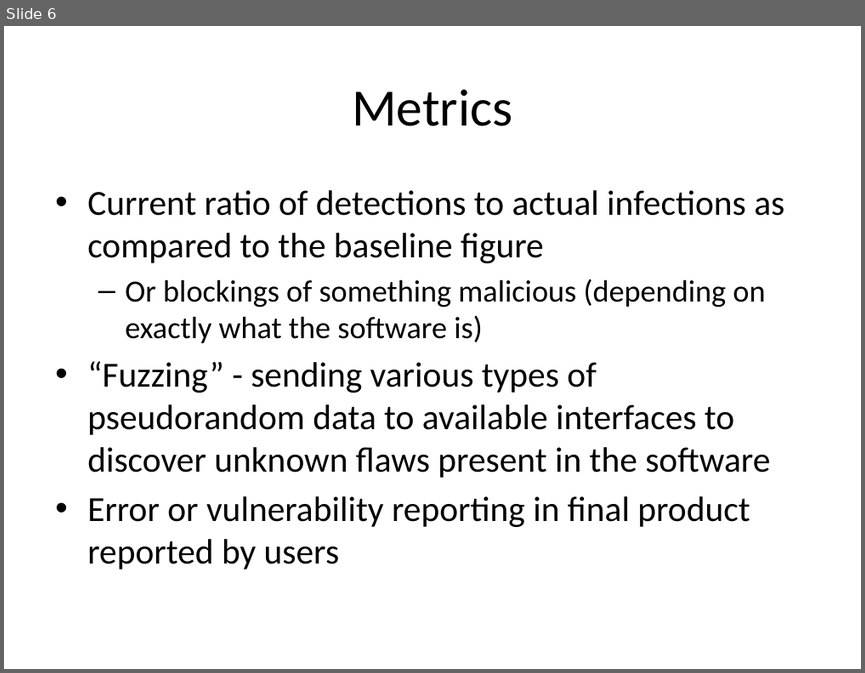
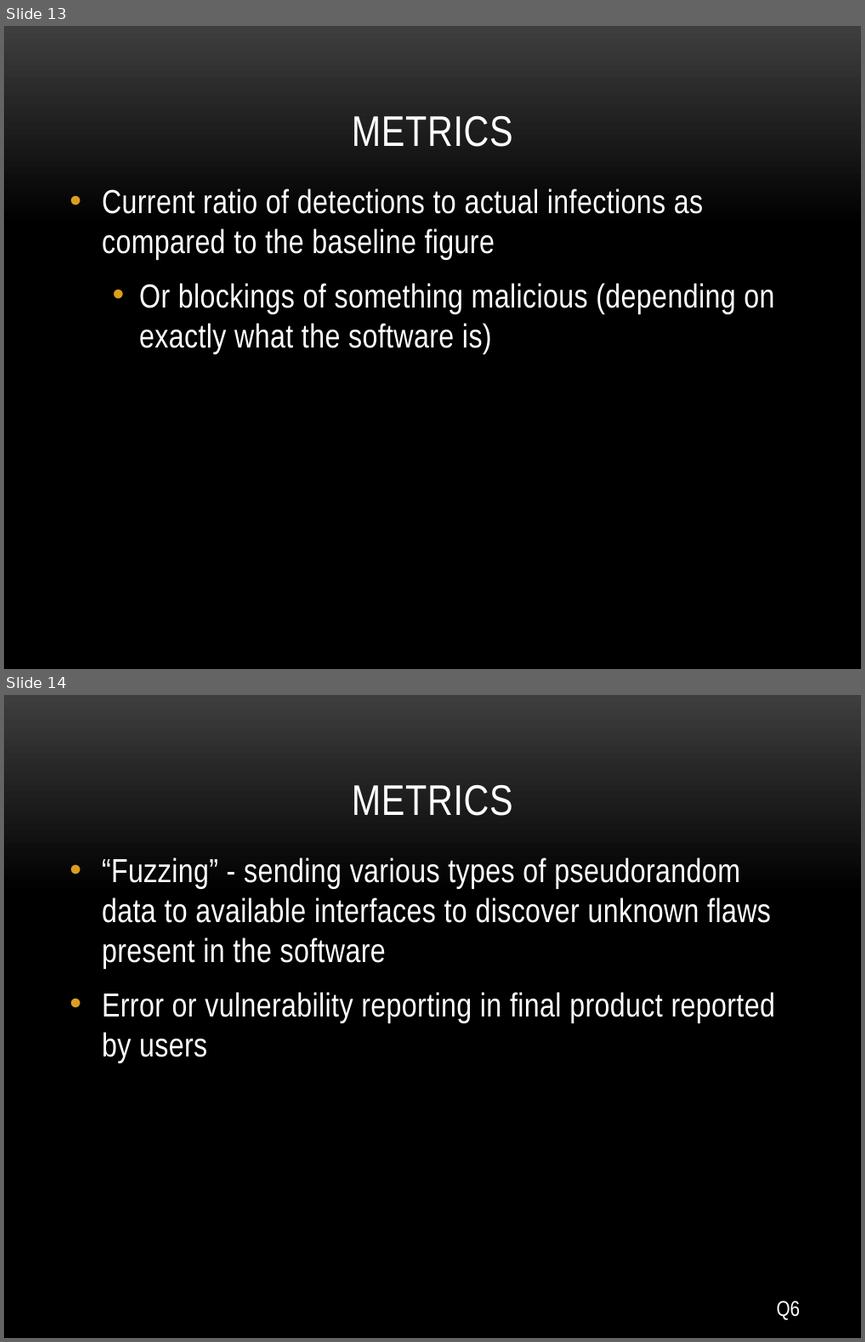
Before and after one commit to petitJAM/Nutrition-App, a slide deck: Milestones and Domain Track/Cyber Security.pptx. Shown one above the other, each under a label of ours: slide 6 before the commit, slides 13 and 14 after it. The pictures are 865x673 and 865x1342 pixels, drawn with LibreOffice and Linux fonts; fonts in the diff are those of the drawing; background and template pictures are left out. Boxes give left, top, right and bottom in pixels: in the first picture for what was removed or moved away, otherwise in the second. Text is boxed around its words. In the diff, an @@ line names an element or a change of style, - is before the commit and + after.

```diff
--- a/Milestones and Domain Track/Cyber Security.pptx
+++ b/Milestones and Domain Track/Cyber Security.pptx
@@ slide 14 added at (4, 695, 861, 1338), background picture (left out) @@
@@ title added at (352, 784, 513, 816), 36 pt, text #FFFFFF @@
+METRICS
@@ text added at (102, 857, 775, 1062), 28 pt, text #FFFFFF @@
+• “Fuzzing” - sending various types of pseudorandom data to available interfaces to discover unknown flaws present in the software
+• Error or vulnerability reporting in final product reported by users
@@ text added at (777, 1300, 800, 1320), 18 pt, text #FFFFFF @@
+Q6
@@ what was slide 6 is now slide 13 @@
@@ slide 13 changed as well @@
@@ background #FFFFFF to picture (left out) @@
@@ title "METRICS" at (352, 115, 513, 147): vertical alignment middle to bottom @@
@@ title at (352, 115, 513, 147): text changed; size 44 to 36 pt; font Calibri to Arial Narrow; text colour #000000 to #FFFFFF @@
-Metrics
+METRICS
@@ text "Current ratio of detections to ...": place and size @@
-text "Current ratio of detections to ..." at (87, 190, 784, 569)
+text "Current ratio of detections to ..." at (102, 188, 774, 353)
@@ text "Current ratio of detections to ..." at (102, 188, 774, 353): size 29.6 to 28 pt in "Current ratio of detections to actual infections ..."; font Calibri to Arial Narrow, text colour #000000 to #FFFFFF, letter spacing 0 to 0.3 pt; size 25.9 to 28 pt in "Or blockings of something malicious (depending on ..."; more space between paragraphs; bullet – to • @@
@@ text at (87, 361, 770, 569): paragraphs removed @@
-• “Fuzzing” - sending various types of pseudorandom data to available interfaces to discover unknown flaws present in the software
-• Error or vulnerability reporting in final product reported by users
```
Also in this commit, not shown: 8 other slides changed, 10 other slides added, 1 slide removed, 3 other files.
